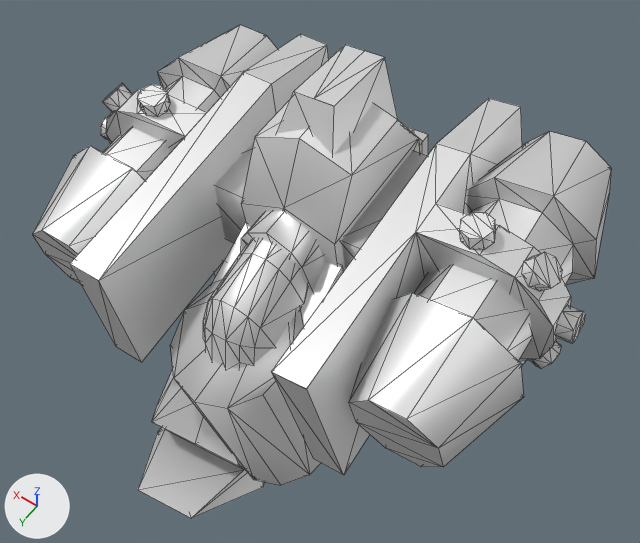
The glTF model glb/armjeth.glb, before and after one commit.
Before and after are seen from a 50 mm camera at (-16.0, 25.6, 53.5) aimed at (2.0, 0.4, 13.9). Arrows for +X, +Y and +Z are at lower left; the lights stay in place. The first picture is the older version. Both versions are drawn at frame 12 of the action 'Fire_2'; the numbers are the values there. Mesh edges are drawn as thin lines.

Names of what the first picture shows: 'lbarrel', 'lfoot', 'lleg', 'lturret', 'rbarrel', 'rturret', 'torso'.
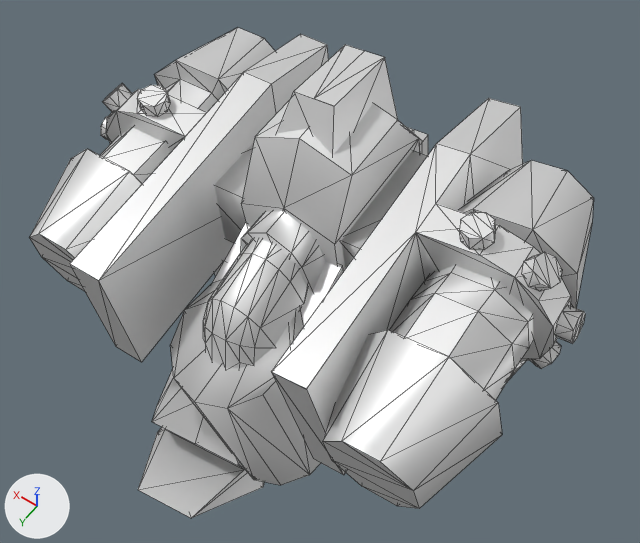
What changed in the scene script:
```text
Change ob_lbarrel:
    ob_lbarrel.location: (5.0, 0.0, 0.5) -> (5.0, 0.229, 0.5)
Change ob_rbarrel:
    ob_rbarrel.location: (-4.8, 0.0, 0.5) -> (-4.8, 2.0, 0.5)
```

Where the change shows, as pixel boxes (x1, y1, x2, y2) in the pictures (640 x 543 px):
'rbarrel', moved
    before: (349, 132, 611, 467)
    after: (323, 160, 594, 508)
'lbarrel', moved
    before: (33, 25, 278, 284)
    after: (29, 28, 275, 291)
